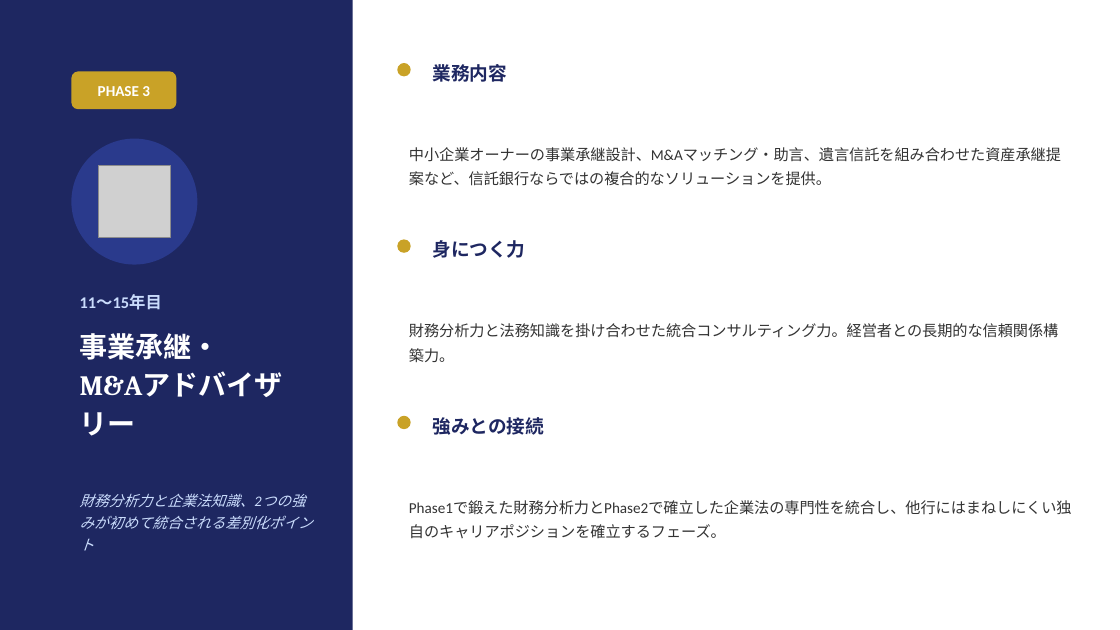
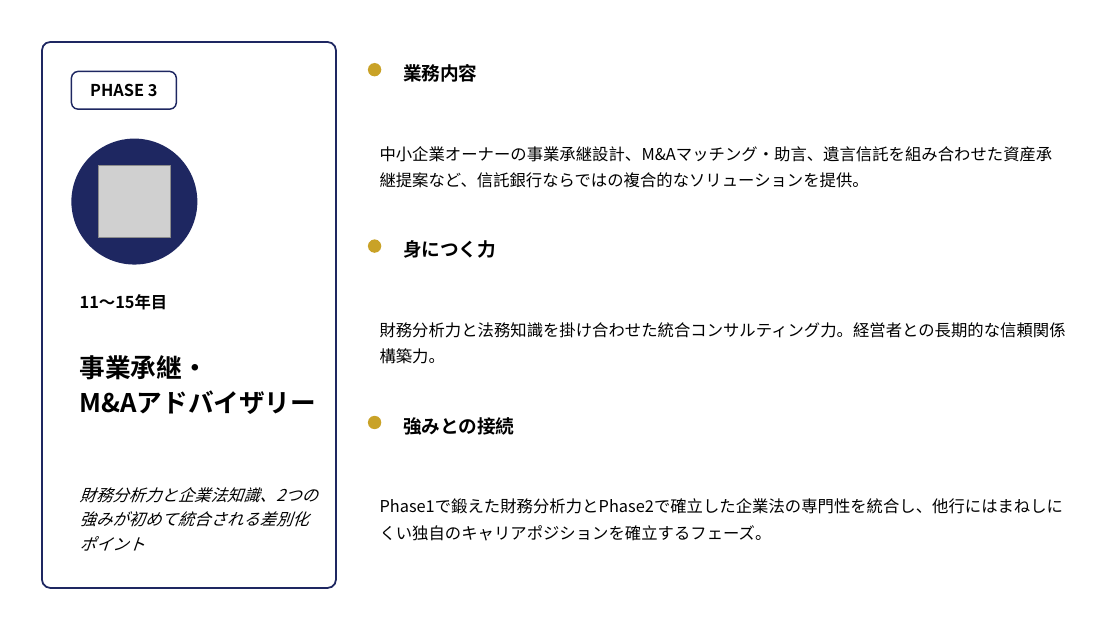
Before and after one commit to nasukazunori/NasuVault2, a slide deck: slide 6 of 信吾/銀行研究/添付ファイル/信託銀行キャリア形成モデル.pptx. Drawn at 1120x630 pixels with LibreOffice and Linux fonts; fonts in the diff are those of the drawing; grey boxes stand for pictures. Boxes give left, top, right and bottom in pixels: in the first picture for what was removed or moved away, otherwise in the second. Text is boxed around its words. In the diff, an @@ line names an element or a change of style, - is before the commit and + after.

```diff
--- a/信吾/銀行研究/添付ファイル/信託銀行キャリア形成モデル.pptx
+++ b/信吾/銀行研究/添付ファイル/信託銀行キャリア形成モデル.pptx
@@ rounded rectangle: place and size @@
-rounded rectangle at (0, 0, 353, 630)
+rounded rectangle at (42, 42, 336, 588)
@@ rounded rectangle at (42, 42, 336, 588): rectangle to rounded rectangle; fill #1E2761 to #FFFFFF; outline none to #1E2761 1.5 pt @@
@@ text "業務内容": place and size @@
-text "業務内容" at (432, 64, 506, 82)
+text "業務内容" at (403, 64, 477, 82)
@@ text "PHASE 3" at (90, 83, 158, 97): size 13 to 14 pt, font Calibri to Noto Sans CJK JP, text colour #FFFFFF to #000000 @@
@@ rounded rectangle at (71, 71, 176, 109): fill #C9A227 to #FFFFFF; outline none to #1E2761 1.25 pt @@
@@ text "中小企業オーナーの事業承継設計、M&Aマッチング・助言、遺言信託を組み合わせた資産承継提案など、信託銀行ならではの複合的 ...": place and size @@
-text "中小企業オーナーの事業承継設計、M&Aマッチング・助言、遺言信託を組み合わせた資産承継提案など、信託銀行ならではの複合的 ..." at (409, 147, 1061, 186)
+text "中小企業オーナーの事業承継設計、M&Aマッチング・助言、遺言信託を組み合わせた資産承継提案など、信託銀行ならではの複合的 ..." at (380, 146, 1053, 188)
@@ ellipse at (71, 139, 197, 265): fill #2A3A8C to #1E2761 @@
@@ text "身につく力": place and size @@
-text "身につく力" at (432, 240, 525, 258)
+text "身につく力" at (403, 240, 496, 258)
@@ text "11〜15年目" at (80, 294, 168, 310): font Calibri to Noto Sans CJK JP, text colour #CADCFC to #000000 @@
@@ text "財務分析力と法務知識を掛け合わせた統合コンサルティング力。経営者との長期的な信頼関係構築力。": place and size @@
-text "財務分析力と法務知識を掛け合わせた統合コンサルティング力。経営者との長期的な信頼関係構築力。" at (409, 323, 1058, 362)
+text "財務分析力と法務知識を掛け合わせた統合コンサルティング力。経営者との長期的な信頼関係構築力。" at (380, 322, 1066, 364)
@@ text "事業承継・" at (80, 355, 317, 414): size 24 to 22 pt, font Cambria to Noto Sans CJK JP, text colour #FFFFFF to #000000 @@
@@ 3 rounded rectangles: place and size @@
-3 rounded rectangles at (397, 63, 411, 429)
+3 rounded rectangles at (368, 63, 381, 429)
@@ font Calibri to Noto Sans CJK JP, text colour #1E2761 to #000000 in 3 elements at (403, 64, 477, 82), (403, 240, 496, 258), (403, 417, 514, 435) @@
@@ text "強みとの接続": place and size @@
-text "強みとの接続" at (432, 417, 543, 435)
+text "強みとの接続" at (403, 417, 514, 435)
@@ text "財務分析力と企業法知識、2つの強みが初めて統合される差別化ポイント" at (80, 487, 318, 503): size 12.5 to 14 pt, font Calibri to Noto Sans CJK JP, text colour #CADCFC to #000000 @@
@@ size 13 to 14 pt, font Calibri to Noto Sans CJK JP, text colour #333333 to #000000 in 3 elements at (380, 146, 1053, 188), (380, 322, 1066, 364), (380, 498, 1064, 541) @@
@@ text "Phase1で鍛えた財務分析力とPhase2で確立した企業法の専門性を統合し、他行にはまねしにくい独自のキャリアポジショ ...": place and size @@
-text "Phase1で鍛えた財務分析力とPhase2で確立した企業法の専門性を統合し、他行にはまねしにくい独自のキャリアポジショ ..." at (409, 500, 1072, 538)
+text "Phase1で鍛えた財務分析力とPhase2で確立した企業法の専門性を統合し、他行にはまねしにくい独自のキャリアポジショ ..." at (380, 498, 1064, 541)
```
Also in this commit, not shown: 7 other slides changed, 1 other file.
